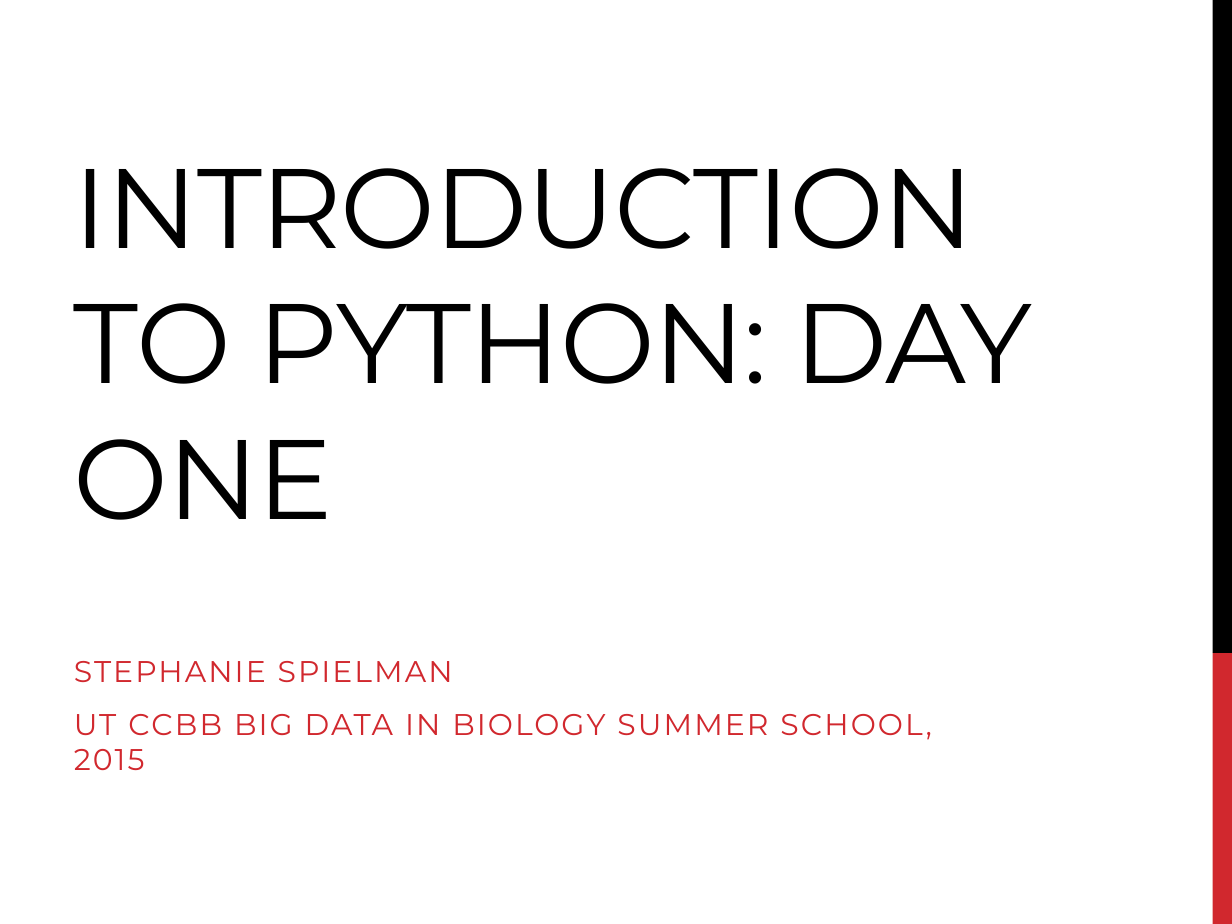
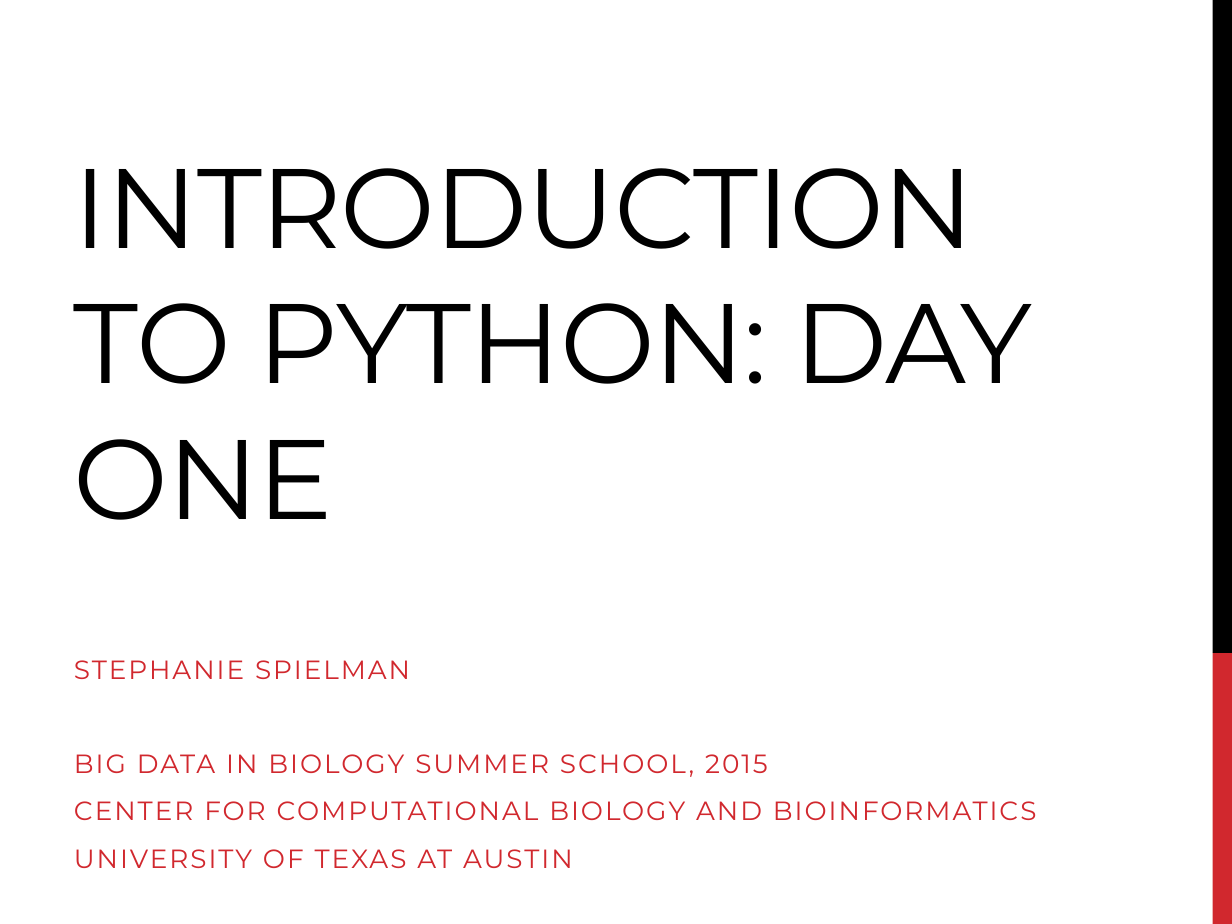
Before and after one commit to BjornFJohansson/ccbb_bigdata2015_python, a slide deck: slide 1 of slides/day1_slides.pptx. Drawn at 1232x924 pixels with LibreOffice and Linux fonts; fonts in the diff are those of the drawing. Boxes give left, top, right and bottom in pixels: in the first picture for what was removed or moved away, otherwise in the second. Text is boxed around its words. In the diff, an @@ line names an element or a change of style, - is before the commit and + after.

```diff
--- a/slides/day1_slides.pptx
+++ b/slides/day1_slides.pptx
@@ subtitle at (74,660,410,679): size 17.5 to 15.4 pt in "STEPHANIE SPIELMAN" @@
@@ subtitle at (74,754,1037,868): text changed; size 17.5 to 15.4 pt @@
-UT CCBB BIG DATA IN BIOLOGY SUMMER SCHOOL, 2015
+BIG DATA IN BIOLOGY SUMMER SCHOOL, 2015
+CENTER FOR COMPUTATIONAL BIOLOGY AND BIOINFORMATICS
+UNIVERSITY OF TEXAS AT AUSTIN
```
Also in this commit, not shown: 30 other files.
